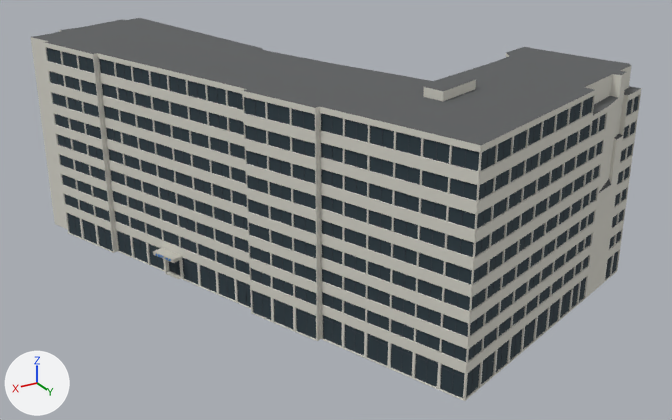
The glTF model public/canal-drive/models/ordinary-buildings/recipe-large-wibautstraat-78-129127.glb: old version first, new version second.
Rendered twice from a 50 mm lens placed at (55.8, 115.7, 61.0), pointed at (-8.8, 8.1, 7.2). The axes (+X, +Y, +Z) are drawn at lower left. The lights are the same throughout. The picture after the commit comes second. Vertices at exactly the same position are counted once.

Names of what the first picture shows: 'wibautstraat-78-129127'.
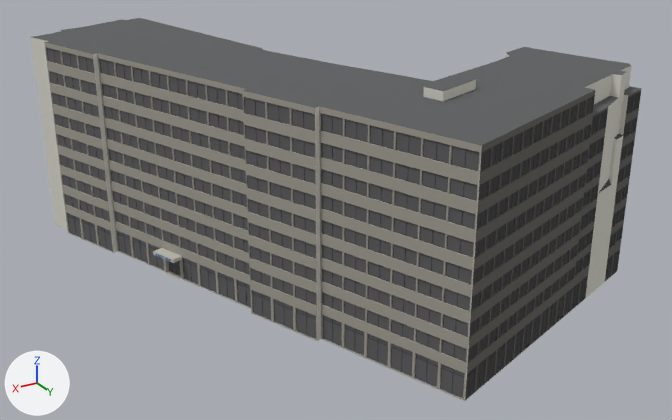
Boxes [x1, y1, x2, y2] around the edits, measured in the pictures (672 x 420 px):
part 1 of me_wibautstraat_78_129127, reshaped
    before: [470, 90, 596, 396]
    after: [470, 90, 634, 396]
part 2 of me_wibautstraat_78_129127, recoloured
    before: [493, 309, 548, 367]
    after: [486, 302, 556, 380]
part 3 of me_wibautstraat_78_129127, recoloured (dark blue to dark grey)
    both: [47, 48, 479, 398]
part 4 of me_wibautstraat_78_129127, recoloured
    both: [466, 105, 577, 397]
part 5 of me_wibautstraat_78_129127, recoloured
    both: [571, 95, 639, 308]
part 6 of me_wibautstraat_78_129127, recoloured (light grey to grey)
    both: [44, 42, 481, 401]
part 7 of me_wibautstraat_78_129127, recoloured (light grey to dark grey)
    both: [465, 90, 595, 400]
part 8 of me_wibautstraat_78_129127, recoloured
    both: [571, 88, 642, 310]

Diff of the bpy script that builds the scene:
```diff
--- a/public/canal-drive/models/ordinary-buildings/recipe-large-wibautstraat-78-129127.glb.py
+++ b/public/canal-drive/models/ordinary-buildings/recipe-large-wibautstraat-78-129127.glb.py
@@ mat_333435_glass_measured @@
+mat_333435_glass_measured = principled_material('333435_glass_measured')
+mat_333435_glass_measured.base_color = (0.0331, 0.0343, 0.0356)  # dark grey #333435
+mat_333435_glass_measured.roughness = 0.9
@@ mat_625f5a_stucco_measured @@
+mat_625f5a_stucco_measured = principled_material('625f5a_stucco_measured')
+mat_625f5a_stucco_measured.base_color = (0.122, 0.114, 0.102)  # dark grey #625f5a
+mat_625f5a_stucco_measured.roughness = 0.9
@@ mat_3c3b3c_glass_measured @@
+mat_3c3b3c_glass_measured = principled_material('3c3b3c_glass_measured')
+mat_3c3b3c_glass_measured.base_color = (0.0452, 0.0437, 0.0452)  # dark grey #3c3b3c
+mat_3c3b3c_glass_measured.roughness = 0.9
@@ mat_5e5c59_stucco_measured @@
+mat_5e5c59_stucco_measured = principled_material('5e5c59_stucco_measured')
+mat_5e5c59_stucco_measured.base_color = (0.112, 0.107, 0.0999)  # dark grey #5e5c59
+mat_5e5c59_stucco_measured.roughness = 0.9
@@ mat_a09c92_stucco_measured @@
+mat_a09c92_stucco_measured = principled_material('a09c92_stucco_measured')
+mat_a09c92_stucco_measured.base_color = (0.352, 0.332, 0.287)  # grey #a09c92
+mat_a09c92_stucco_measured.roughness = 0.9
@@ mat_5c5b5d_glass_measured @@
+mat_5c5b5d_glass_measured = principled_material('5c5b5d_glass_measured')
+mat_5c5b5d_glass_measured.base_color = (0.107, 0.105, 0.109)  # dark grey #5c5b5d
+mat_5c5b5d_glass_measured.roughness = 0.9
@@ me_wibautstraat_78_129127 @@
-me_wibautstraat_78_129127.from_pydata(...)  # 7760 vertices, 10617 faces; spans x -40.6..24.2, y -40.8..47.8, z 0.0..31.4
+me_wibautstraat_78_129127.from_pydata(...)  # 8656 vertices, 11809 faces; spans x -40.6..24.2, y -40.8..47.8, z 0.0..31.4
+# me_wibautstraat_78_129127 part 1: 865 vertices moved from x -40.5..-4.7, y 33.6..46.8, z 0.1..29.5 to x -40.5..-3.7, y 33.6..47.1, z 0.1..29.5; 165 vertices removed from x -23.6..-4.8, y 39.7..46.8, z 0.1..29.5; 1533 vertices added at x -39.5..-2.8, y 33.9..47.3, z 0.1..29.5
+# me_wibautstraat_78_129127 part 2: 8 faces spanning x -22.2..-6.1, y 40.2..46.1, z 0.2..3.5 switch from mat_3a4048_frame (dark grey #3a4048) to mat_3c3b3c_glass_measured (dark grey #3c3b3c)
+# me_wibautstraat_78_129127 part 3: 360 faces spanning x -1.9..23.1, y -20.0..47.6, z 0.1..29.5 switch from mat_2a3a42_glass (dark blue #2a3a42) to mat_5c5b5d_glass_measured (dark grey #5c5b5d)
+# me_wibautstraat_78_129127 part 4: 75 faces spanning x -26.3..-2.0, y 38.7..47.6, z 0.2..29.5 switch from mat_2a3a42_glass (dark blue #2a3a42) to mat_3c3b3c_glass_measured (dark grey #3c3b3c)
+# me_wibautstraat_78_129127 part 5: 64 faces spanning x -40.4..-26.6, y 33.6..38.6, z 0.2..26.8 switch from mat_2a3a42_glass (dark blue #2a3a42) to mat_333435_glass_measured (dark grey #333435)
+# me_wibautstraat_78_129127 part 6: 2244 faces spanning x -1.9..23.3, y -20.0..47.8, z 0.0..30.3 switch from mat_d8d6cc_stucco (light grey #d8d6cc) to mat_a09c92_stucco_measured (grey #a09c92)
+# me_wibautstraat_78_129127 part 7: 568 faces spanning x -26.6..-1.9, y 38.7..47.8, z 0.0..30.3 switch from mat_d8d6cc_stucco (light grey #d8d6cc) to mat_625f5a_stucco_measured (dark grey #625f5a)
+# me_wibautstraat_78_129127 part 8: 421 faces spanning x -40.6..-26.6, y 33.6..38.8, z 0.0..27.1 switch from mat_d8d6cc_stucco (light grey #d8d6cc) to mat_5e5c59_stucco_measured (dark grey #5e5c59)
+# other edits to the shape of me_wibautstraat_78_129127 do not show in these pictures
 me_wibautstraat_78_129127.materials.append(mat_2a2a2a_door)
```
